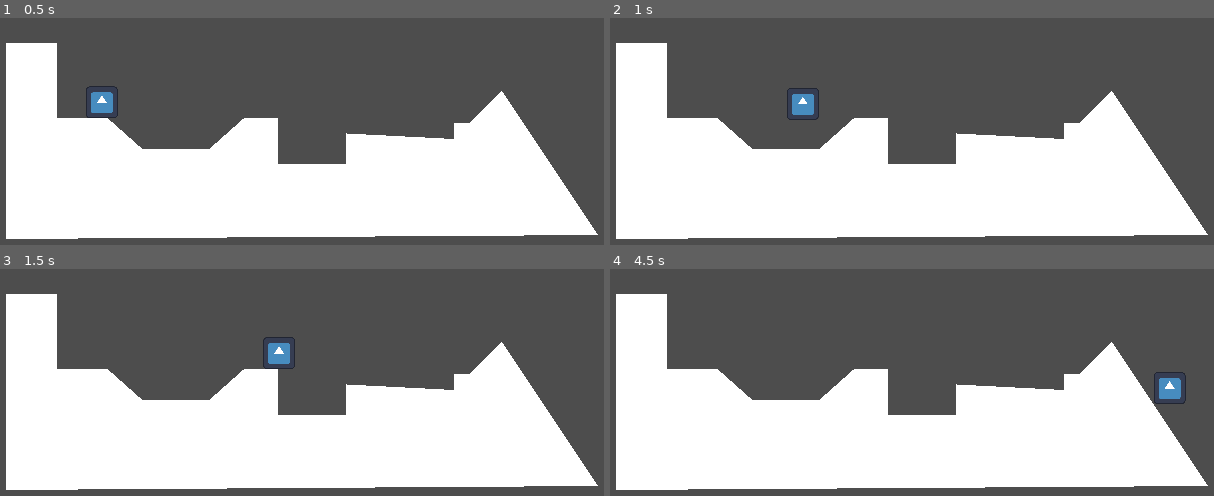
Above: before the commit, frames 1-4 (two rows, left to right).
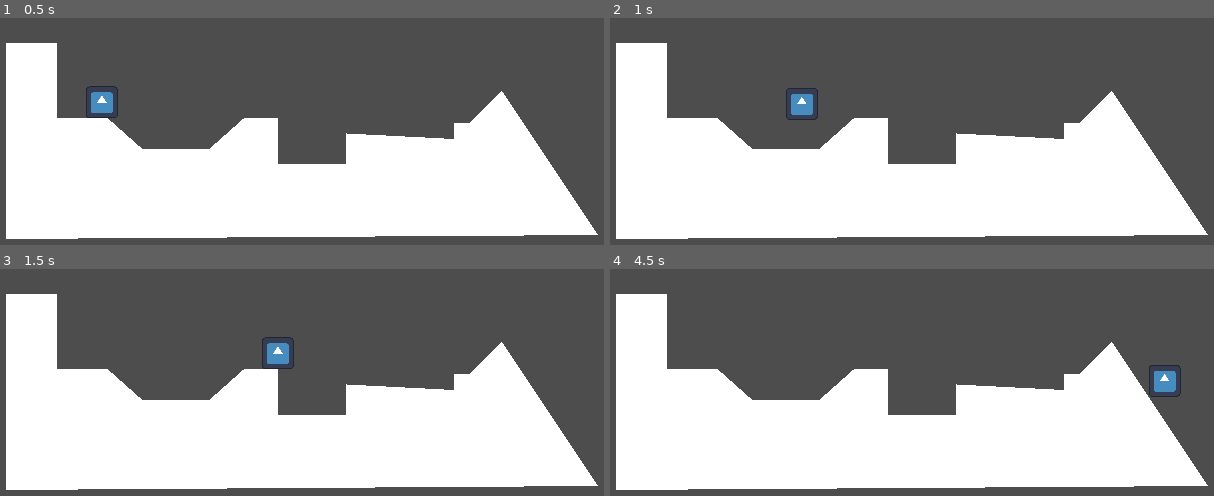
Above: after the commit, the same moments.

Repository: tomi-lol-123/Godot-Juego
Game: Godot game, scene res://world.tscn
Two runs of this game, one before a commit and one after it. Both use one fixed random seed, a clock stepped at 60 frames per second and the inputs below. The engine's default icon, where the game draws it, is replaced by a stand-in: a white triangle on a blue panel in a dark square.
Inputs:
- Up to frame 1 (0.5 s): no input
- Up to frame 2 (1 s): tap Enter (ui_accept) at 0.5, 0.77 s; hold Right (ui_right) from 0.53 s (still down)
- Up to frame 3 (1.5 s): keep holding Right (ui_right)
- Up to frame 4 (4.5 s): tap Enter (ui_accept) at 1.52, 3.02, 3.77 s; release Right (ui_right) at 2.03 s; hold Left (ui_left) 2.03-2.78 s; hold Right (ui_right) 2.78-4.28 s; hold Left (ui_left) from 4.28 s (still down)

Frame 1 is identical in both runs. In frame 2, 0.1% of the frame differs, in the area x 29-35%, y 30-45%; in frame 3, 0.1%; in frame 4, 0.5%, in the area x 89-96%, y 42-60%.

Commit message:
Revert "cambio de velocidad y comentario random"
This reverts commit 82b916e6b5fa6ff3e9a25cd782aede5af6459cf3.

Diff:
--- a/player.gd
+++ b/player.gd
@@ -1,7 +1,7 @@
 extends CharacterBody2D
 
 
-const SPEED = 101.0
+const SPEED = 100.0
 const ACCELERATION = 10000000.0
 const FRICTION = 600.0
 const JUMP_VELOCITY = -300.0
@@ -17,7 +17,7 @@
 
 
 
-	#comentario prueba
+
 	# Get the input direction and handle the movement/deceleration.
 	# As good practice, you should replace UI actions with custom gameplay actions.
 	var direction = Input.get_axis("ui_left", "ui_right")
